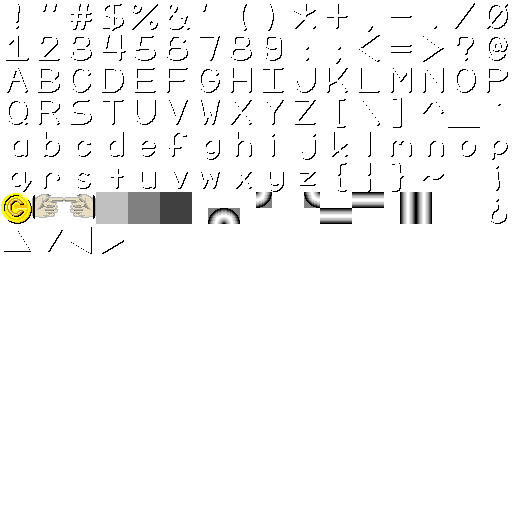
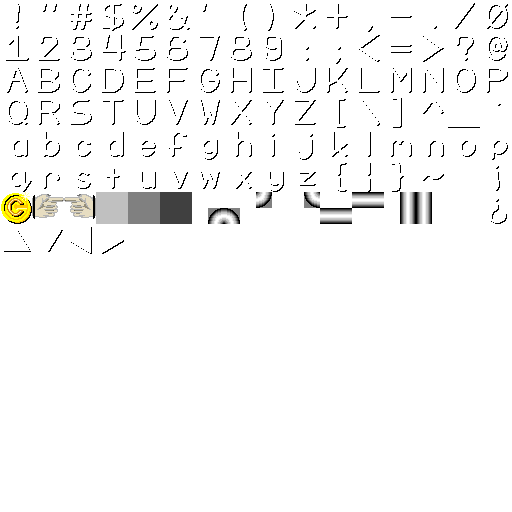
Layered file, before and after one edit (512x512). Changes by layer:
painted on "Layer" over <box>107,134,316,189</box>
